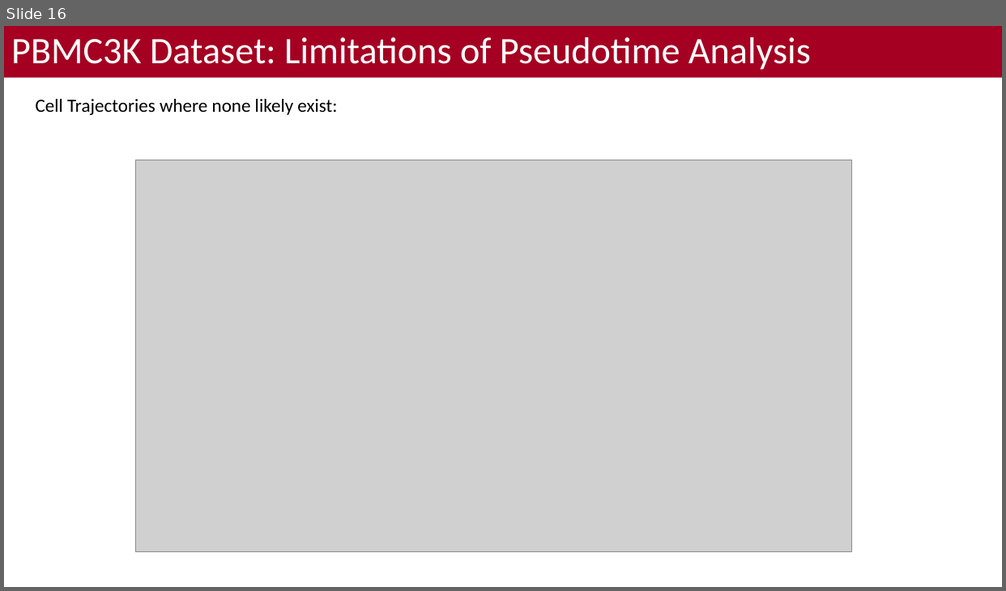
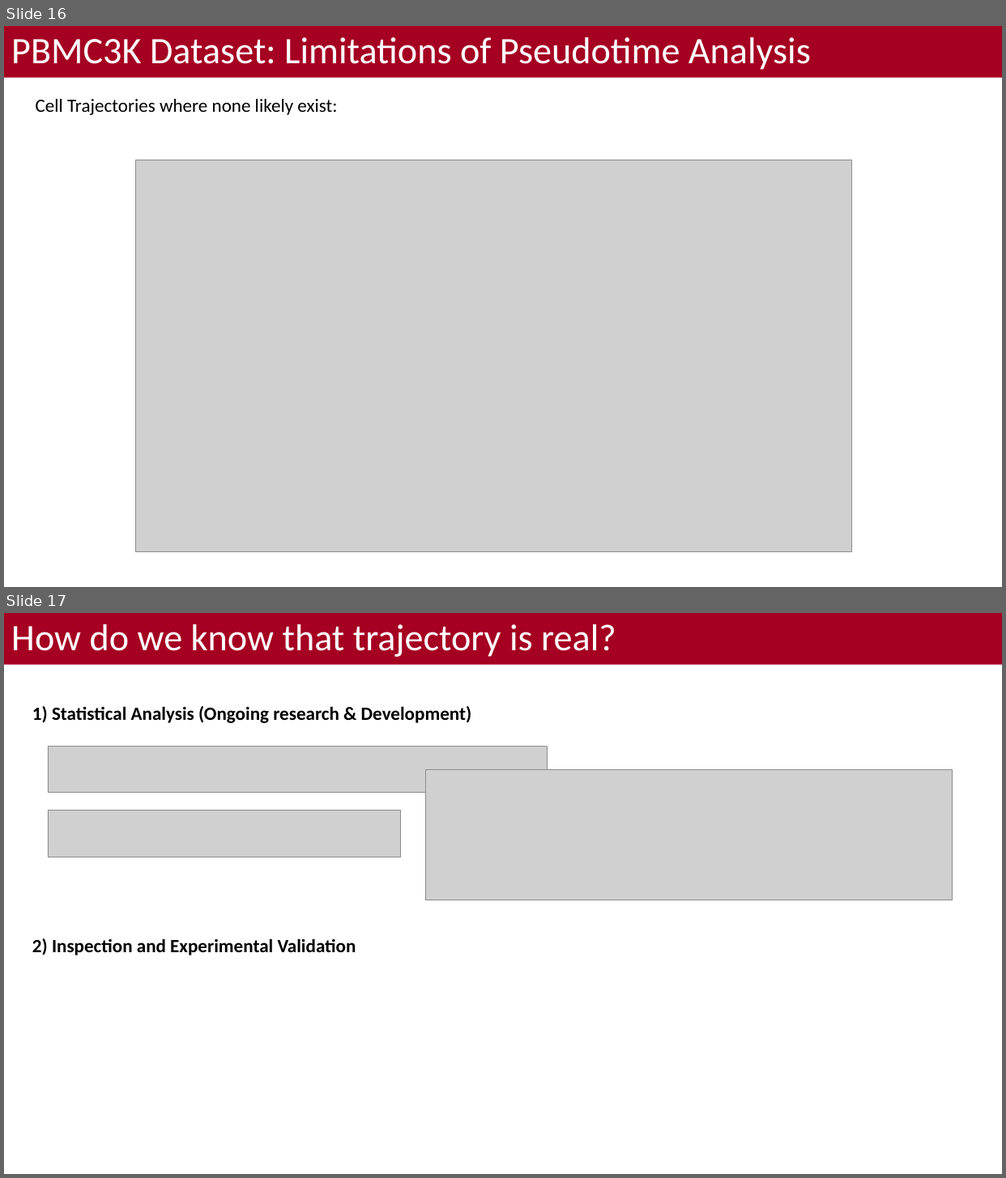
Before and after one commit to bacorli2/scrna_workshop, a slide deck: M6_Monocle_Pseudotime/M5_Monocle_Timeseries.pptx. Shown one above the other, each under a label of ours: slide 16 before the commit, slides 16 and 17 after it. The pictures are 1006x591 and 1006x1178 pixels, drawn with LibreOffice and Linux fonts; fonts in the diff are those of the drawing; grey boxes stand for pictures; background and template pictures are left out. Boxes give left, top, right and bottom in pixels: in the first picture for what was removed or moved away, otherwise in the second. Text is boxed around its words. In the diff, an @@ line names an element or a change of style, - is before the commit and + after.

```diff
--- a/M6_Monocle_Pseudotime/M5_Monocle_Timeseries.pptx
+++ b/M6_Monocle_Pseudotime/M5_Monocle_Timeseries.pptx
@@ slide 17 added at [4, 613, 1002, 1174], background #FFFFFF; not listed: 1 template element that a slide beside it also shows @@
@@ title added at [4, 613, 1002, 665], fill #A50021, 36 pt, text #FFFFFF @@
+How do we know that trajectory is real?
@@ text added at [32, 706, 472, 723], 18 pt, text #000000, bold @@
+1) Statistical Analysis (Ongoing research & Development)
@@ picture added at [48, 747, 548, 793] @@
@@ picture added at [425, 769, 953, 901] @@
@@ picture added at [48, 810, 400, 857] @@
@@ text added at [32, 939, 356, 956], 18 pt, text #000000, bold @@
+2) Inspection and Experimental Validation
```
Also in this commit, not shown: 1 slide changed, 2 other files.
